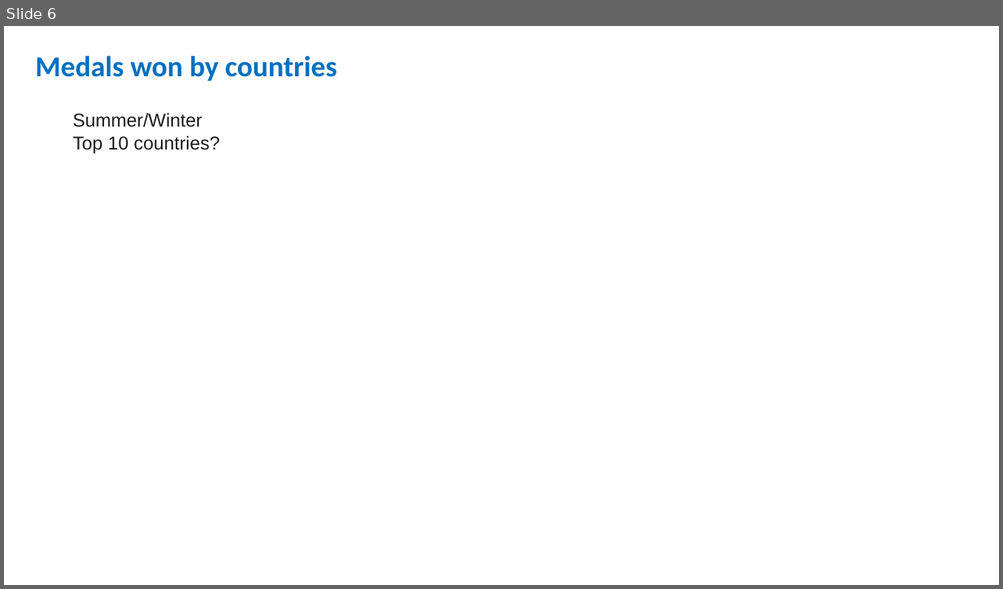
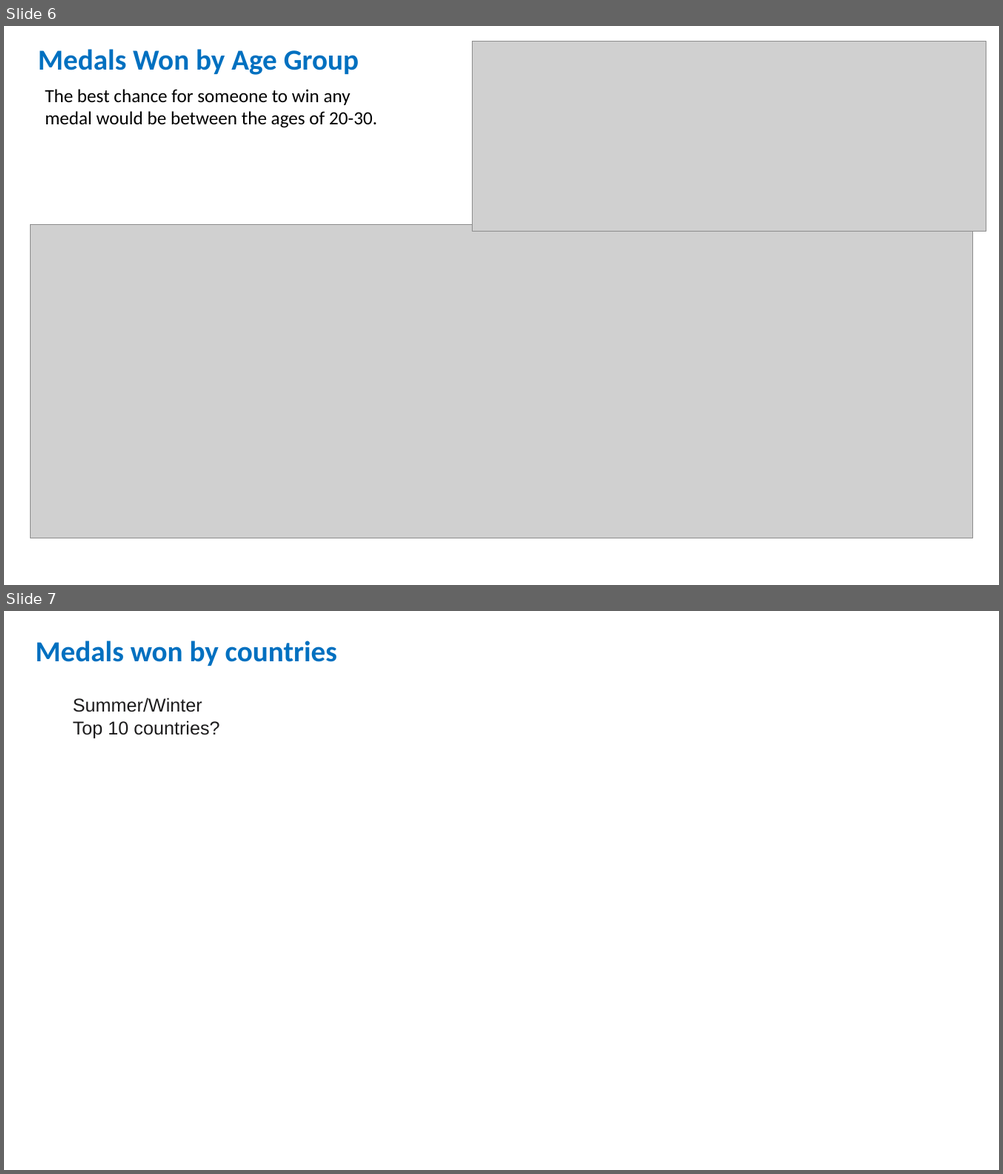
Before and after one commit to sissa81/project1, a slide deck: olympics by wildcats.pptx. Shown one above the other, each under a label of ours: slide 6 before the commit, slides 6 and 7 after it. The pictures are 1003x589 and 1003x1174 pixels, drawn with LibreOffice and Linux fonts; fonts in the diff are those of the drawing; grey boxes stand for pictures. Boxes give left, top, right and bottom in pixels: in the first picture for what was removed or moved away, otherwise in the second. Text is boxed around its words. In the diff, an @@ line names an element or a change of style, - is before the commit and + after.

Commit message:
PPT Edits and image push

```diff
--- a/olympics by wildcats.pptx
+++ b/olympics by wildcats.pptx
@@ slide 6 added at box(4, 26, 999, 585), background #FFFFFF @@
@@ picture added at box(472, 41, 986, 231) @@
@@ title added at box(38, 49, 358, 75), 28 pt, text #0070C0, bold @@
+Medals Won by Age Group
@@ text added at box(45, 89, 377, 128), 18 pt, text #000000 @@
+The best chance for someone to win any medal would be between the ages of 20-30.
@@ picture added at box(31, 225, 973, 540) @@
@@ what was slide 6 is now slide 7 @@
```
Also in this commit, not shown: 6 slides changed, 1 other file.
